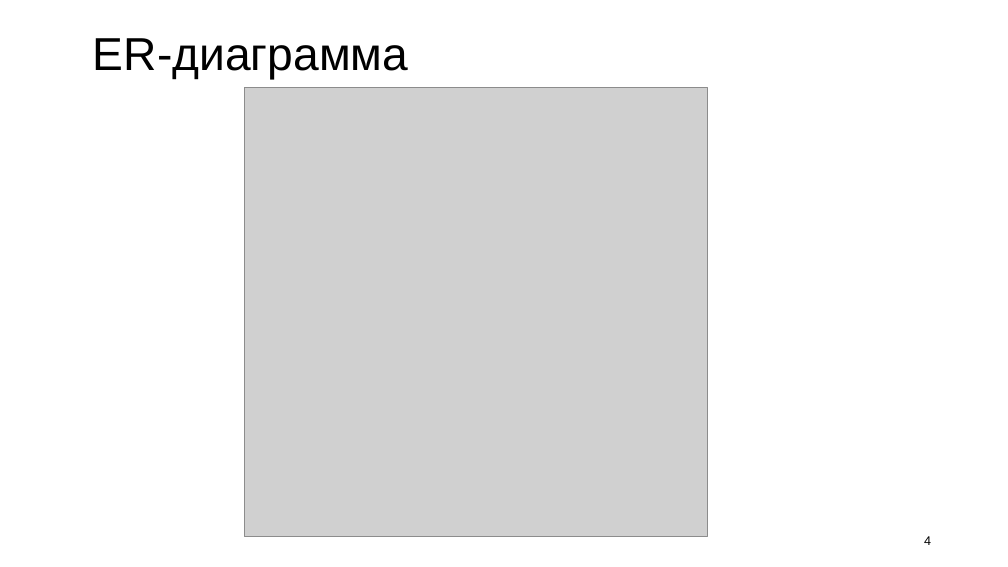
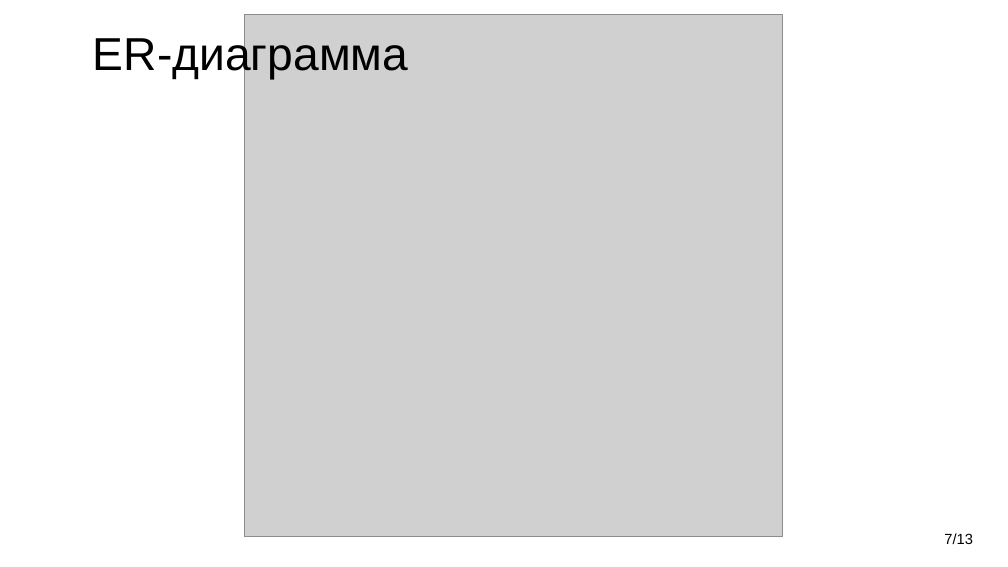
Before and after one commit to kattrin0/petDiarry_, a slide deck: slide 7 of documentation/презентация_PetDiary.pptx (slide 4 before the commit). Drawn at 1008x567 pixels with LibreOffice and Linux fonts; fonts in the diff are those of the drawing; grey boxes stand for pictures. Boxes give left, top, right and bottom in pixels: in the first picture for what was removed or moved away, otherwise in the second. Text is boxed around its words. In the diff, an @@ line names an element or a change of style, - is before the commit and + after.

```diff
--- a/documentation/презентация_PetDiary.pptx
+++ b/documentation/презентация_PetDiary.pptx
@@ picture: place and size @@
-picture at box(244, 88, 707, 537)
+picture at box(244, 15, 782, 537)
@@ page number removed at box(924, 536, 931, 545) @@
-4
@@ page number added at box(944, 533, 973, 544), 14 pt, text #000000 @@
+7/13
```
Also in this commit, not shown: 3 other slides changed, 7 slides added, 5 slides removed, 1 other file.
